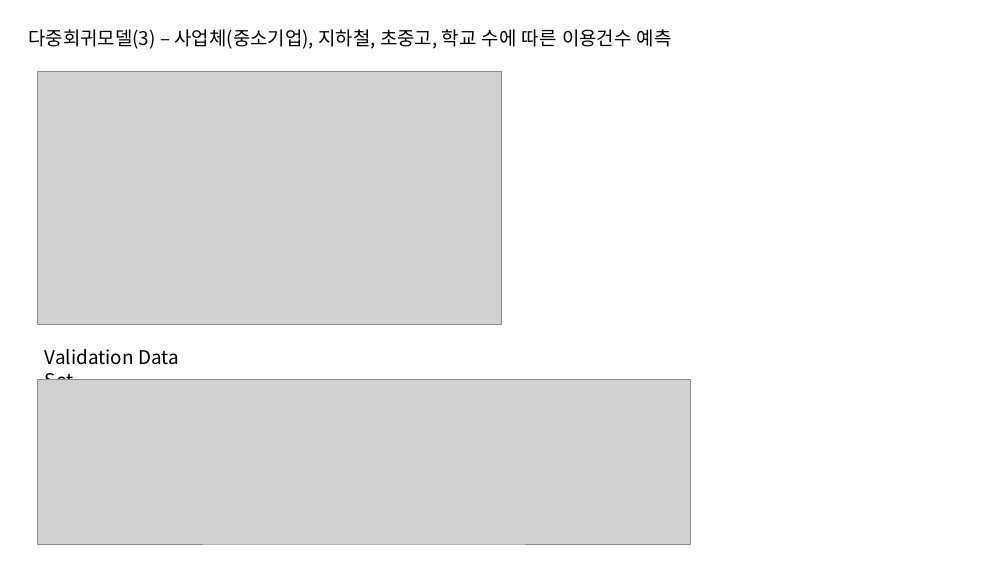
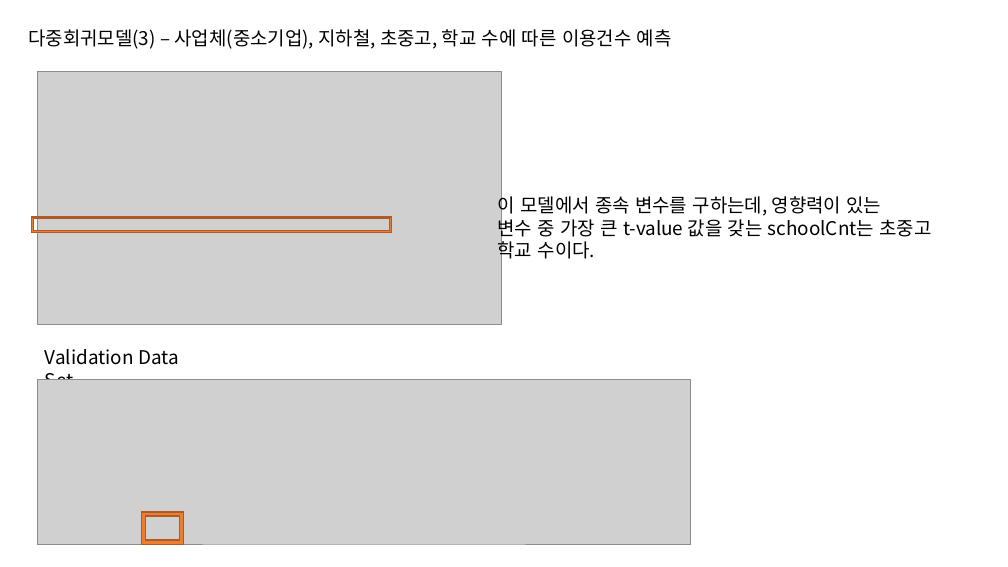
Before and after one commit to nyeoni/R-bike-analysis, a slide deck: slide 18 of FinalProject.pptx (slide 20 before the commit). Drawn at 1008x567 pixels with LibreOffice and Linux fonts; fonts in the diff are those of the drawing; grey boxes stand for pictures. Boxes give left, top, right and bottom in pixels: in the first picture for what was removed or moved away, otherwise in the second. Text is boxed around its words. In the diff, an @@ line names an element or a change of style, - is before the commit and + after.

```diff
--- a/FinalProject.pptx
+++ b/FinalProject.pptx
@@ text added at (498,193,931,263), 18 pt, text #000000 @@
+이 모델에서 종속 변수를 구하는데, 영향력이 있는
+변수 중 가장 큰 t-value 값을 갖는 schoolCnt는 초중고 학교 수이다.
@@ frame added at (31,217,392,233), fill #ED7D31, outline #AF5C24 1 pt @@
@@ frame added at (141,512,184,544), fill #ED7D31, outline #AF5C24 1 pt @@
```
Also in this commit, not shown: 9 other slides changed, 3 slides added, 5 slides removed, 1 other file.
